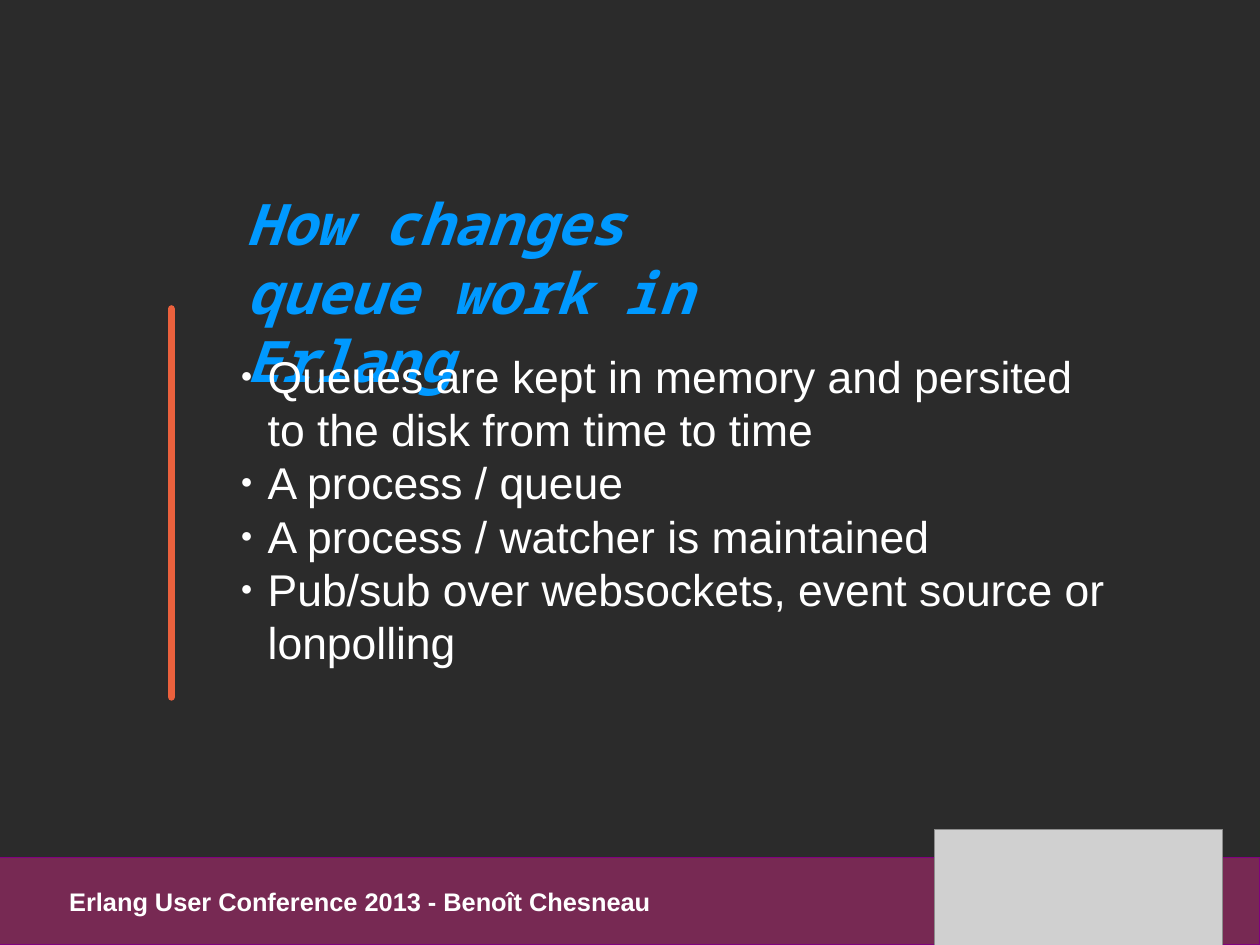
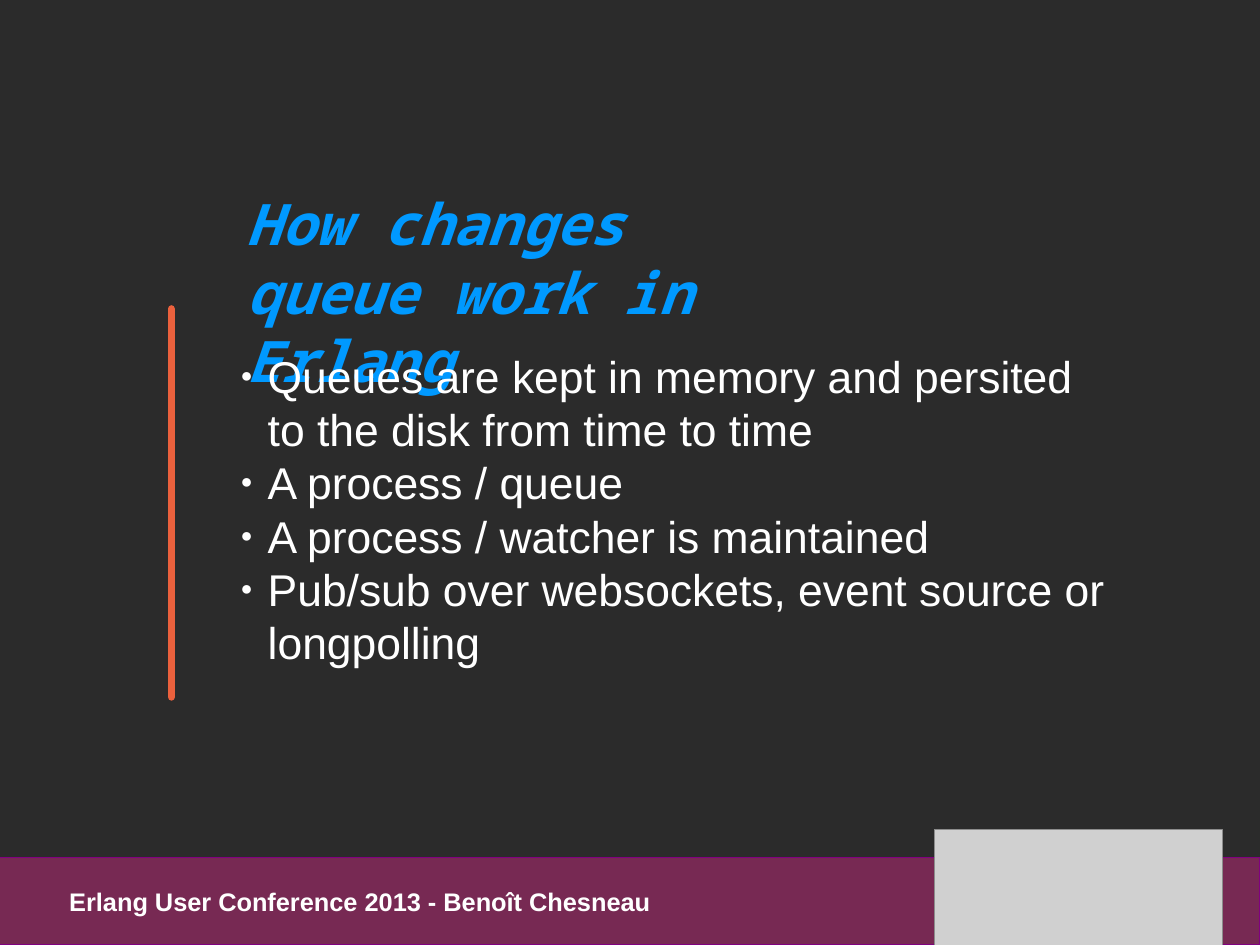
Before and after one commit to refuge/media, a slide deck: slide 15 of slides/pres_refuge_euc2013.odp (slide 14 before the commit). Drawn at 1260x945 pixels with LibreOffice and Linux fonts; fonts in the diff are those of the drawing; grey boxes stand for pictures; background and template pictures are left out; a plain dark background stands for a picture behind light text. Boxes give left, top, right and bottom in pixels: in the first picture for what was removed or moved away, otherwise in the second. Text is boxed around its words. In the diff, an @@ line names an element or a change of style, - is before the commit and + after.

```diff
--- a/slides/pres_refuge_euc2013.odp
+++ b/slides/pres_refuge_euc2013.odp
@@ text at [268,573,1104,669]: text changed @@
-● Pub/sub over websockets, event source or
-  lonpolling
+● Pub/sub over websockets, event source or
+  longpolling
```
Also in this commit, not shown: 10 other slides changed, 3 slides added, 2 other files.
